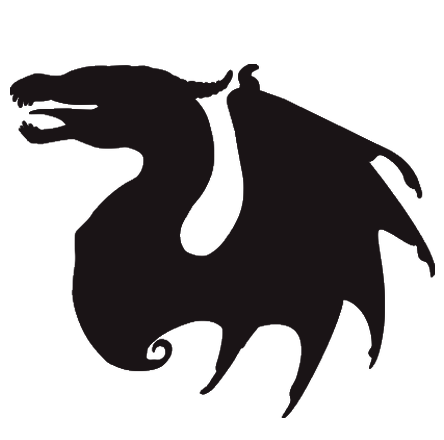
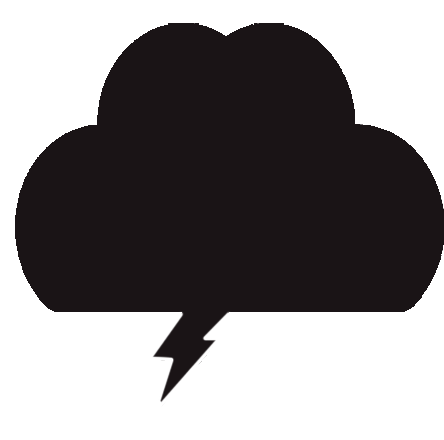
Revision of a layered 444 × 440 image; what changed, layer by layer:
hid "Layer 5" over [10, 64, 435, 418]
added layer "Layer 7" above "." over [15, 23, 444, 407]
